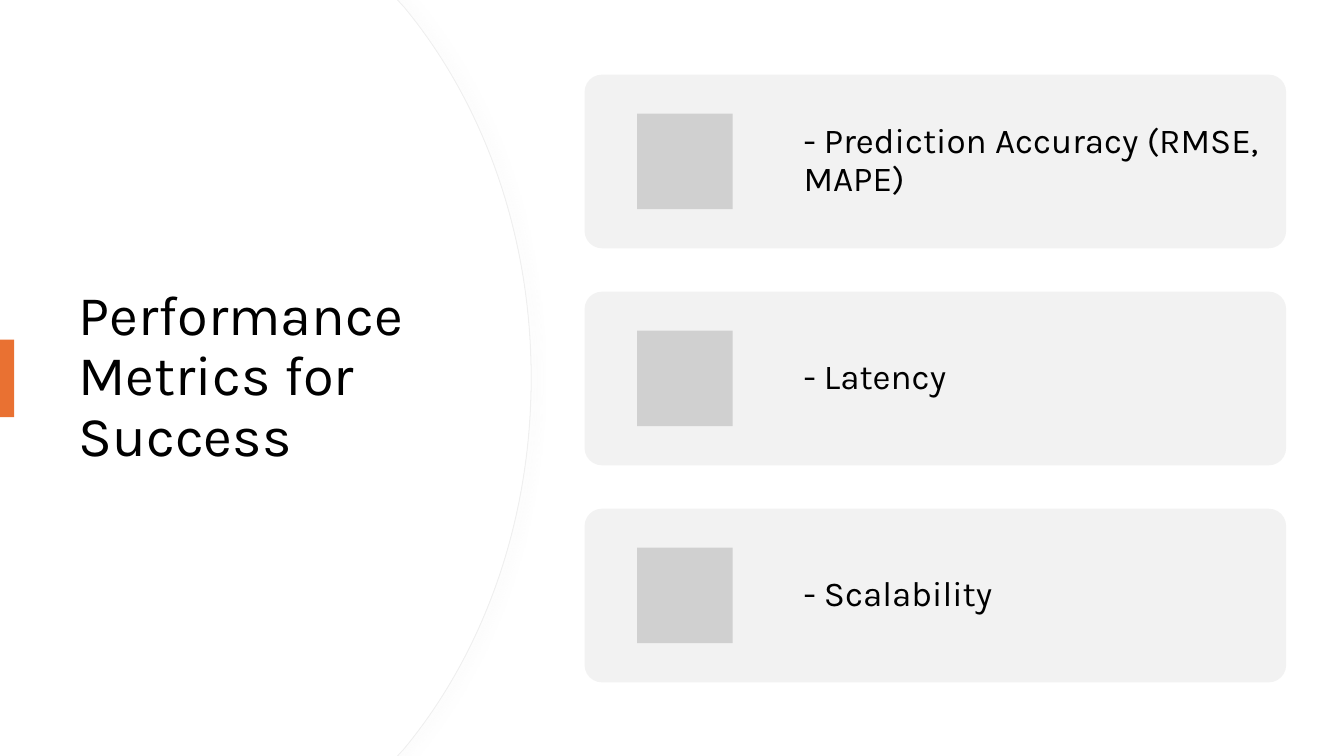
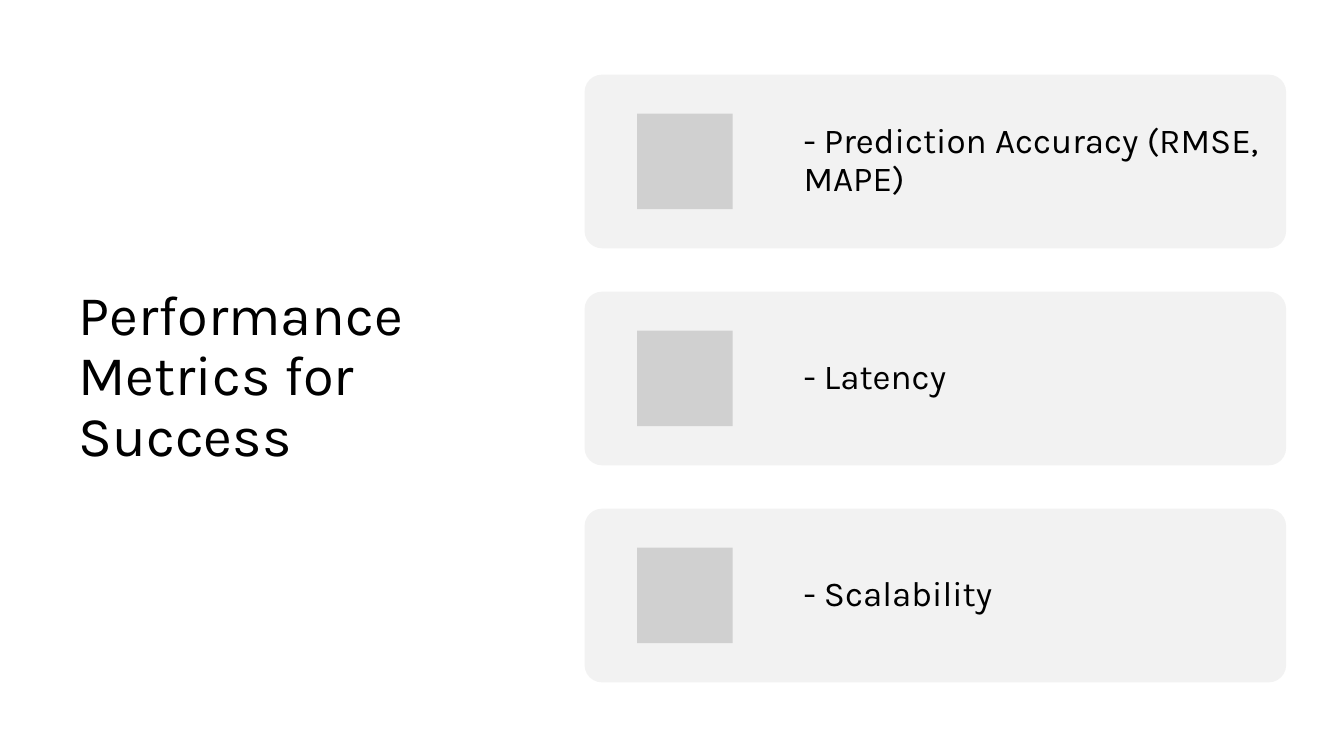
Before and after one commit to monikatyagiisc/grid-optimization-with-weather, a slide deck: slide 11 of DataEnggFinalProjectPPT.pptx. Drawn at 1344x756 pixels with LibreOffice and Linux fonts; fonts in the diff are those of the drawing; grey boxes stand for pictures. Boxes give left, top, right and bottom in pixels: in the first picture for what was removed or moved away, otherwise in the second. Text is boxed around its words. In the diff, an @@ line names an element or a change of style, - is before the commit and + after.

```diff
--- a/DataEnggFinalProjectPPT.pptx
+++ b/DataEnggFinalProjectPPT.pptx
@@ freeform shape removed at [0, 0, 531, 756] @@
@@ freeform shape removed at [0, 0, 530, 756] @@
@@ rectangle removed at [0, 340, 14, 417] @@
```
Also in this commit, not shown: 13 other slides changed, 1 slide added.
